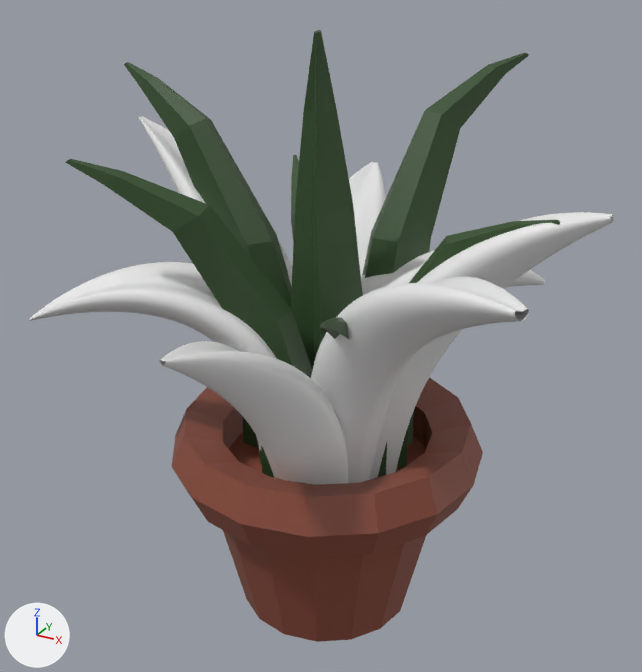
An edit to the FBX model Assets/Assets_3D_import/flowerpot.fbx, drawn before and after from the same camera.
Before and after are seen from a camera (50 mm lens) standing at (0.0298, -0.0552, 0.0516) and looking at (-0.0003, -0.0003, 0.0242). Every picture has the same lights, and +X, +Y and +Z are marked at lower left. Where no turn or scale is listed for an object, it has been applied to the vertices.
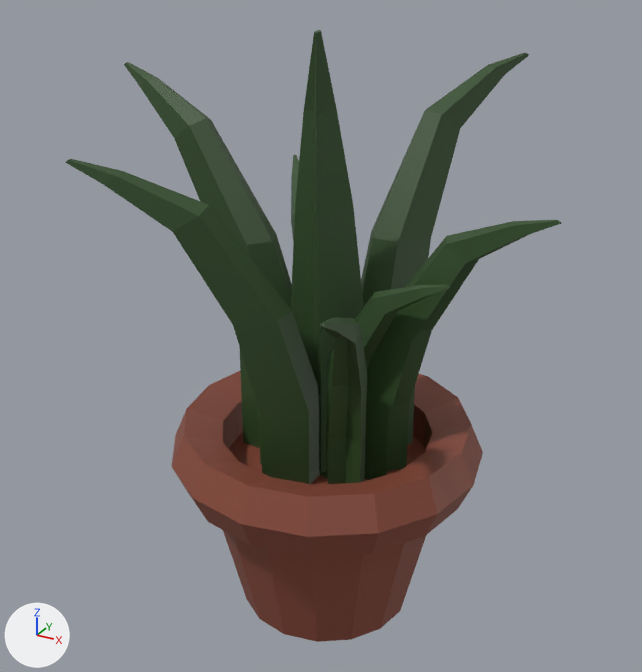
The newer file is also rescaled (x14.0), turned or shifted as a whole; pictures and numbers use the older file's frame.

The change, as JSON lines over the scene's bpy script:
```json
{"op": "remove", "block": "ob_nurbspath", "code": ["ob_nurbspath = bpy.data.objects.new('NurbsPath', me_nurbspath_001)", "ob_nurbspath.location = (0.01243, 0.00027, 0.02432)"]}
{"op": "remove", "block": "ob_nurbspath_005", "code": ["ob_nurbspath_005 = bpy.data.objects.new('NurbsPath.005', me_nurbspath_006)", "ob_nurbspath_005.location = (0.00081, -0.01264, 0.0185)"]}
{"op": "remove", "block": "ob_nurbspath_002", "code": ["ob_nurbspath_002 = bpy.data.objects.new('NurbsPath.002', me_nurbspath_003)", "ob_nurbspath_002.location = (-0.00364, 0.01181, 0.02429)"]}
{"op": "remove", "block": "ob_nurbspath_003", "code": ["ob_nurbspath_003 = bpy.data.objects.new('NurbsPath.003', me_nurbspath_004)", "ob_nurbspath_003.location = (-0.01148, 0.00149, 0.02345)"]}
{"op": "remove", "block": "ob_nurbspath_004", "code": ["ob_nurbspath_004 = bpy.data.objects.new('NurbsPath.004', me_nurbspath_005)", "ob_nurbspath_004.location = (0.00982, -0.0079, 0.02432)"]}
{"op": "remove", "block": "ob_nurbspath_001", "code": ["ob_nurbspath_001 = bpy.data.objects.new('NurbsPath.001', me_nurbspath_002)", "ob_nurbspath_001.location = (0.00654, 0.00504, 0.02374)"]}
{"op": "remove", "block": "ob_nurbspath_006", "code": ["ob_nurbspath_006 = bpy.data.objects.new('NurbsPath.006', me_nurbspath_007)", "ob_nurbspath_006.location = (-0.0093, -0.00654, 0.02374)"]}
```

Location of each change, [x1, y1, x2, y2] in pixels of the pictures (642 x 672 px):
```json
{"object": "NurbsPath.004", "change": "deleted", "before": [311, 277, 529, 483]}
{"object": "NurbsPath.005", "change": "deleted", "before": [159, 341, 348, 485]}
{"object": "NurbsPath", "change": "deleted", "before": [369, 212, 614, 480]}
{"object": "NurbsPath.006", "change": "deleted", "before": [29, 262, 277, 359]}
{"object": "NurbsPath.002", "change": "deleted", "before": [349, 162, 385, 276]}
{"object": "NurbsPath.003", "change": "deleted", "before": [139, 116, 292, 451]}
{"object": "NurbsPath.001", "change": "deleted", "before": [361, 250, 545, 295]}
{"object": "Cube.005", "change": "unchanged, uncovered by the edit", "before": [378, 220, 560, 477], "after": [364, 220, 561, 480]}
{"object": "Cube.003", "change": "unchanged, uncovered by the edit", "before": [320, 317, 349, 339], "after": [320, 317, 367, 484]}
{"object": "Cube.004", "change": "unchanged, uncovered by the edit", "after": [320, 285, 451, 478]}
```
